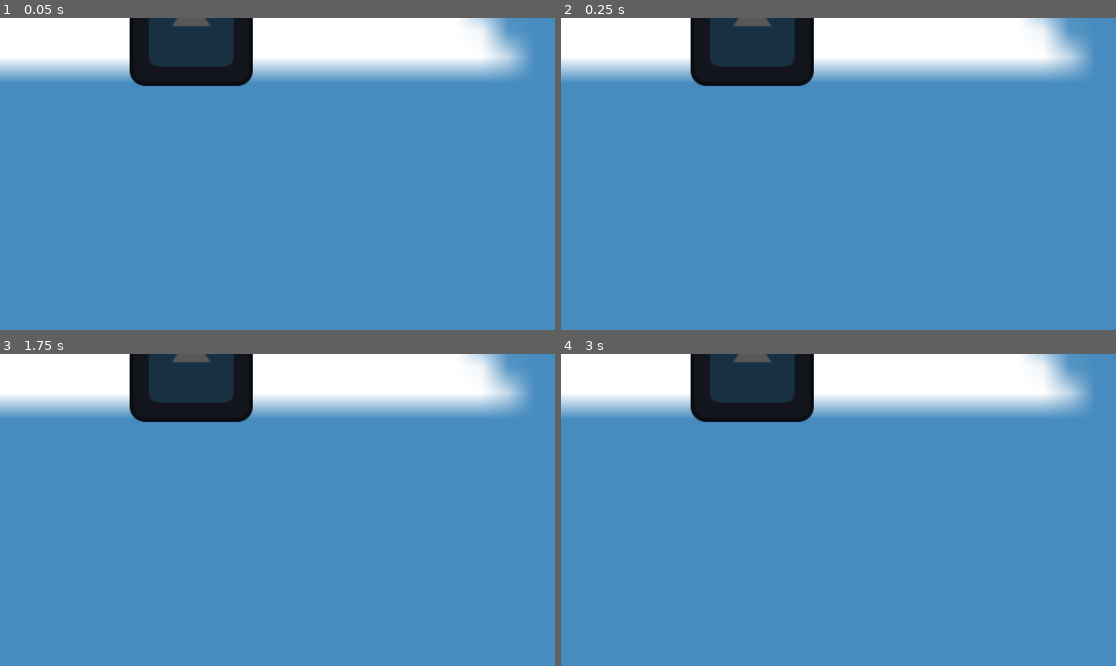
Above: before the commit, frames 1-4 (two rows, left to right).
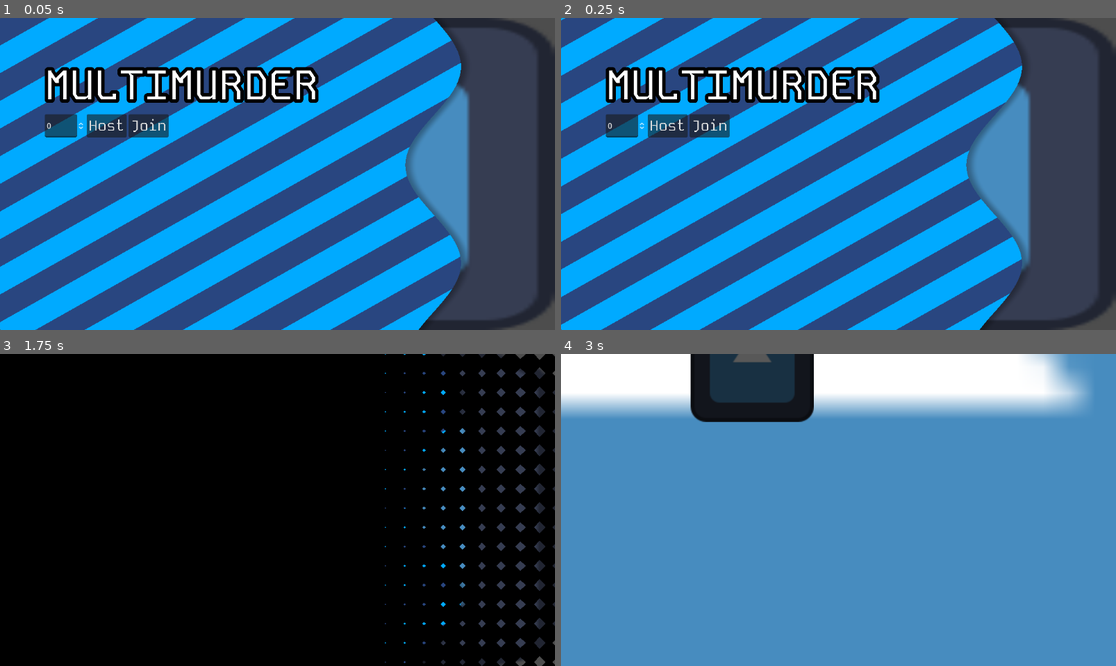
Above: after the commit, the same moments.

Repository: Shuflduf/MultiMurder
Game: Godot game, scene res://scenes/main_menu.tscn
Two runs of this game, one before a commit and one after it. Both use one fixed random seed, a clock stepped at 60 frames per second and the inputs below. Before the commit the project starts from res://scenes/main.tscn. The engine's default icon, where the game draws it, is replaced by a stand-in: a white triangle on a blue panel in a dark square.
Inputs (mouse positions are in pixels of both pictures, inside the frame that each line leads up to):
- Up to frame 1 (0.05 s): no input
- Up to frame 2 (0.25 s): no input
- Up to frame 3 (1.75 s): click (105, 463) at 0.5 s, where only the run after the commit has a clickable "Host"; click (149, 463) at 1.25 s, where only the run after the commit has a clickable "Join"
- Up to frame 4 (3 s): move the mouse to (960, 494) at 2.02 s; press the mouse at (960, 494) at 2.03 s; hold D (right) 2.03-2.78 s; move the mouse to (727, 525) at 2.77 s; release the mouse at (727, 525) at 2.78 s; hold S (down) from 2.78 s (still down); tap 1 (switch_1) at 2.85 s

The runs differ from the first frame. In frame 1, 97% of the frame differs, in the area x 0-100%, y 0-100%; in frame 2, 97%; in frame 3, 99%; in frame 4, nothing differs.

Commit message:
cool transition to main scene

Diff:
--- a/project.godot
+++ b/project.godot
@@ -11,9 +11,13 @@
 [application]
 
 config/name="Multi Murder"
-run/main_scene="res://scenes/main.tscn"
+run/main_scene="res://scenes/main_menu.tscn"
 config/features=PackedStringArray("4.2", "Forward Plus")
 config/icon="res://icon.svg"
+
+[autoload]
+
+SceneManager="*res://scenes/scene_manager.tscn"
 
 [display]
 
--- /dev/null
+++ b/resources/shaders/diamond_sweep.gdshader
@@ -0,0 +1,18 @@
+shader_type canvas_item;
+
+uniform float progress : hint_range(0.0, 1.0);
+uniform float size = 40.0;
+uniform bool fill = true;
+
+void fragment() {
+	float x = abs(fract(FRAGCOORD.x / size) - 0.5);
+	float y = abs(fract(FRAGCOORD.y / size) - 0.5);
+
+	if (x + y + UV.x > progress * 2.0) {
+		if (fill) {
+			discard;
+		}
+	} else if (!fill) {
+		discard;
+	}
+}
--- a/scenes/main_menu.tscn
+++ b/scenes/main_menu.tscn
@@ -1,5 +1,6 @@
-[gd_scene load_steps=7 format=3 uid="uid://cmf2sb3axkhr0"]
+[gd_scene load_steps=8 format=3 uid="uid://cmf2sb3axkhr0"]
 
+[ext_resource type="Script" path="res://scripts/main_menu.gd" id="1_01g3l"]
 [ext_resource type="Shader" path="res://resources/shaders/mainmenu.gdshader" id="1_874np"]
 [ext_resource type="Texture2D" uid="uid://cepqbljkg6yn7" path="res://icon.svg" id="1_mxpw8"]
 [ext_resource type="LabelSettings" uid="uid://saklthotqebo" path="res://resources/heading1.tres" id="2_vyqso"]
@@ -28,6 +29,8 @@
 anchor_bottom = 1.0
 grow_horizontal = 2
 grow_vertical = 2
+script = ExtResource("1_01g3l")
+next_scene = "res://scenes/main.tscn"
 
 [node name="Panel2" type="Panel" parent="."]
 layout_mode = 1
@@ -65,14 +68,16 @@
 [node name="SpinBox" type="SpinBox" parent="VBoxContainer/HBoxContainer"]
 layout_mode = 2
 
-[node name="Button" type="Button" parent="VBoxContainer/HBoxContainer"]
+[node name="Host" type="Button" parent="VBoxContainer/HBoxContainer"]
 layout_mode = 2
 theme_override_fonts/font = ExtResource("3_jw5ke")
 theme_override_font_sizes/font_size = 31
 text = "Host"
 
-[node name="Button2" type="Button" parent="VBoxContainer/HBoxContainer"]
+[node name="Join" type="Button" parent="VBoxContainer/HBoxContainer"]
 layout_mode = 2
 theme_override_fonts/font = ExtResource("3_jw5ke")
 theme_override_font_sizes/font_size = 31
 text = "Join"
+
+[connection signal="pressed" from="VBoxContainer/HBoxContainer/Join" to="." method="_on_join_pressed"]
--- /dev/null
+++ b/scenes/scene_manager.tscn
@@ -0,0 +1,226 @@
+[gd_scene load_steps=11 format=3 uid="uid://c044kghj0y7u0"]
+
+[ext_resource type="Shader" path="res://resources/shaders/diamond_sweep.gdshader" id="1_a6aj7"]
+[ext_resource type="Script" path="res://Scripts/scene_manager.gd" id="1_dnrid"]
+[ext_resource type="FontFile" uid="uid://7ubvujxllbci" path="res://assets/KodeMono.ttf" id="2_h426g"]
+
+[sub_resource type="ShaderMaterial" id="ShaderMaterial_ugclb"]
+shader = ExtResource("1_a6aj7")
+shader_parameter/progress = 0.0
+shader_parameter/size = 40.0
+shader_parameter/fill = true
+
+[sub_resource type="LabelSettings" id="LabelSettings_a7uqj"]
+font = ExtResource("2_h426g")
+font_size = 64
+
+[sub_resource type="Animation" id="Animation_qc4i1"]
+length = 0.001
+tracks/0/type = "value"
+tracks/0/imported = false
+tracks/0/enabled = true
+tracks/0/path = NodePath("Overlay:material:shader_parameter/progress")
+tracks/0/interp = 1
+tracks/0/loop_wrap = true
+tracks/0/keys = {
+"times": PackedFloat32Array(0),
+"transitions": PackedFloat32Array(1),
+"update": 0,
+"values": [0.0]
+}
+tracks/1/type = "value"
+tracks/1/imported = false
+tracks/1/enabled = true
+tracks/1/path = NodePath("Overlay:material:shader_parameter/fill")
+tracks/1/interp = 1
+tracks/1/loop_wrap = true
+tracks/1/keys = {
+"times": PackedFloat32Array(0),
+"transitions": PackedFloat32Array(1),
+"update": 1,
+"values": [true]
+}
+tracks/2/type = "value"
+tracks/2/imported = false
+tracks/2/enabled = true
+tracks/2/path = NodePath("MarginContainer:scale")
+tracks/2/interp = 1
+tracks/2/loop_wrap = true
+tracks/2/keys = {
+"times": PackedFloat32Array(0),
+"transitions": PackedFloat32Array(1),
+"update": 0,
+"values": [Vector2(1e-05, 1e-05)]
+}
+tracks/3/type = "value"
+tracks/3/imported = false
+tracks/3/enabled = true
+tracks/3/path = NodePath("MarginContainer/Label:visible")
+tracks/3/interp = 1
+tracks/3/loop_wrap = true
+tracks/3/keys = {
+"times": PackedFloat32Array(0),
+"transitions": PackedFloat32Array(1),
+"update": 1,
+"values": [true]
+}
+
+[sub_resource type="Animation" id="Animation_cqlxo"]
+resource_name = "in"
+length = 0.7
+tracks/0/type = "value"
+tracks/0/imported = false
+tracks/0/enabled = true
+tracks/0/path = NodePath("Overlay:material:shader_parameter/progress")
+tracks/0/interp = 1
+tracks/0/loop_wrap = true
+tracks/0/keys = {
+"times": PackedFloat32Array(0, 0.5),
+"transitions": PackedFloat32Array(1, 1),
+"update": 0,
+"values": [0.0, 1.0]
+}
+tracks/1/type = "value"
+tracks/1/imported = false
+tracks/1/enabled = true
+tracks/1/path = NodePath("Overlay:material:shader_parameter/fill")
+tracks/1/interp = 1
+tracks/1/loop_wrap = true
+tracks/1/keys = {
+"times": PackedFloat32Array(0),
+"transitions": PackedFloat32Array(1),
+"update": 1,
+"values": [true]
+}
+tracks/2/type = "value"
+tracks/2/imported = false
+tracks/2/enabled = true
+tracks/2/path = NodePath("MarginContainer:scale")
+tracks/2/interp = 1
+tracks/2/loop_wrap = true
+tracks/2/keys = {
+"times": PackedFloat32Array(0, 0.5, 0.7),
+"transitions": PackedFloat32Array(1, 1, 1),
+"update": 0,
+"values": [Vector2(1e-05, 1e-05), Vector2(1e-05, 1e-05), Vector2(1, 1)]
+}
+tracks/3/type = "value"
+tracks/3/imported = false
+tracks/3/enabled = true
+tracks/3/path = NodePath("MarginContainer/Label:visible")
+tracks/3/interp = 1
+tracks/3/loop_wrap = true
+tracks/3/keys = {
+"times": PackedFloat32Array(0, 0.5),
+"transitions": PackedFloat32Array(1, 1),
+"update": 1,
+"values": [false, true]
+}
+
+[sub_resource type="Animation" id="Animation_8n6p4"]
+resource_name = "out"
+length = 0.7
+tracks/0/type = "value"
+tracks/0/imported = false
+tracks/0/enabled = true
+tracks/0/path = NodePath("Overlay:material:shader_parameter/progress")
+tracks/0/interp = 1
+tracks/0/loop_wrap = true
+tracks/0/keys = {
+"times": PackedFloat32Array(0, 0.5),
+"transitions": PackedFloat32Array(1, 1),
+"update": 0,
+"values": [0.0, 1.0]
+}
+tracks/1/type = "value"
+tracks/1/imported = false
+tracks/1/enabled = true
+tracks/1/path = NodePath("Overlay:material:shader_parameter/fill")
+tracks/1/interp = 1
+tracks/1/loop_wrap = true
+tracks/1/keys = {
+"times": PackedFloat32Array(0),
+"transitions": PackedFloat32Array(1),
+"update": 1,
+"values": [false]
+}
+tracks/2/type = "value"
+tracks/2/imported = false
+tracks/2/enabled = true
+tracks/2/path = NodePath("MarginContainer/Label:visible")
+tracks/2/interp = 1
+tracks/2/loop_wrap = true
+tracks/2/keys = {
+"times": PackedFloat32Array(0, 0.5),
+"transitions": PackedFloat32Array(1, 1),
+"update": 1,
+"values": [true, false]
+}
+
+[sub_resource type="Animation" id="Animation_r73h0"]
+resource_name = "pulse_text"
+loop_mode = 1
+tracks/0/type = "value"
+tracks/0/imported = false
+tracks/0/enabled = true
+tracks/0/path = NodePath("MarginContainer:scale")
+tracks/0/interp = 1
+tracks/0/loop_wrap = true
+tracks/0/keys = {
+"times": PackedFloat32Array(0, 0.5, 1),
+"transitions": PackedFloat32Array(1, 1, 1),
+"update": 0,
+"values": [Vector2(1, 1), Vector2(0.8, 0.8), Vector2(1, 1)]
+}
+
+[sub_resource type="AnimationLibrary" id="AnimationLibrary_o4etp"]
+_data = {
+"RESET": SubResource("Animation_qc4i1"),
+"in": SubResource("Animation_cqlxo"),
+"out": SubResource("Animation_8n6p4"),
+"pulse_text": SubResource("Animation_r73h0")
+}
+
+[node name="SceneManager" type="CanvasLayer"]
+follow_viewport_enabled = true
+script = ExtResource("1_dnrid")
+
+[node name="Overlay" type="ColorRect" parent="."]
+material = SubResource("ShaderMaterial_ugclb")
+anchors_preset = 15
+anchor_right = 1.0
+anchor_bottom = 1.0
+grow_horizontal = 2
+grow_vertical = 2
+mouse_filter = 2
+color = Color(0, 0, 0, 1)
+
+[node name="MarginContainer" type="MarginContainer" parent="."]
+anchors_preset = 3
+anchor_left = 1.0
+anchor_top = 1.0
+anchor_right = 1.0
+anchor_bottom = 1.0
+offset_left = -262.0
+offset_top = -75.0
+grow_horizontal = 0
+grow_vertical = 0
+scale = Vector2(1e-05, 1e-05)
+pivot_offset = Vector2(151, 57)
+theme_override_constants/margin_left = 20
+theme_override_constants/margin_top = 20
+theme_override_constants/margin_right = 20
+theme_override_constants/margin_bottom = 20
+
+[node name="Label" type="Label" parent="MarginContainer"]
+layout_mode = 2
+text = "Loading"
+label_settings = SubResource("LabelSettings_a7uqj")
+uppercase = true
+
+[node name="AnimationPlayer" type="AnimationPlayer" parent="."]
+libraries = {
+"": SubResource("AnimationLibrary_o4etp")
+}
+
+[connection signal="animation_finished" from="AnimationPlayer" to="." method="_on_animation_player_animation_finished"]
--- /dev/null
+++ b/scripts/main_menu.gd
@@ -0,0 +1,7 @@
+extends Control
+
+@export_file("*.tscn") var next_scene: String
+
+func _on_join_pressed() -> void:
+	get_parent().move_child(self, get_parent().get_child_count() - 1)
+	SceneManager.transition_to(next_scene)
--- /dev/null
+++ b/scripts/scene_manager.gd
@@ -0,0 +1,38 @@
+extends CanvasLayer
+
+
+signal transitioned_in()
+signal transitioned_out()
+
+@onready var animation_player = $AnimationPlayer
+
+@onready var margin_container: MarginContainer = $MarginContainer
+
+func transition_in() -> void:
+	animation_player.play("in")
+
+
+func transition_out() -> void:
+	create_tween().tween_property(margin_container, "scale", Vector2.ZERO, 0.3)
+	animation_player.play("out")
+
+
+func transition_to(scene: String) -> void:
+	transition_in()
+	await transitioned_in
+
+	var new_scene = load(scene).instantiate()
+	var root: Window = get_tree().get_root()
+
+	root.get_child(root.get_child_count() - 1).queue_free()
+	root.add_child(new_scene)
+
+	transition_out()
+	await transitioned_out
+
+func _on_animation_player_animation_finished(anim_name: String) -> void:
+	if anim_name == "in":
+		animation_player.play("pulse_text")
+		transitioned_in.emit()
+	elif anim_name == "out":
+		transitioned_out.emit()
